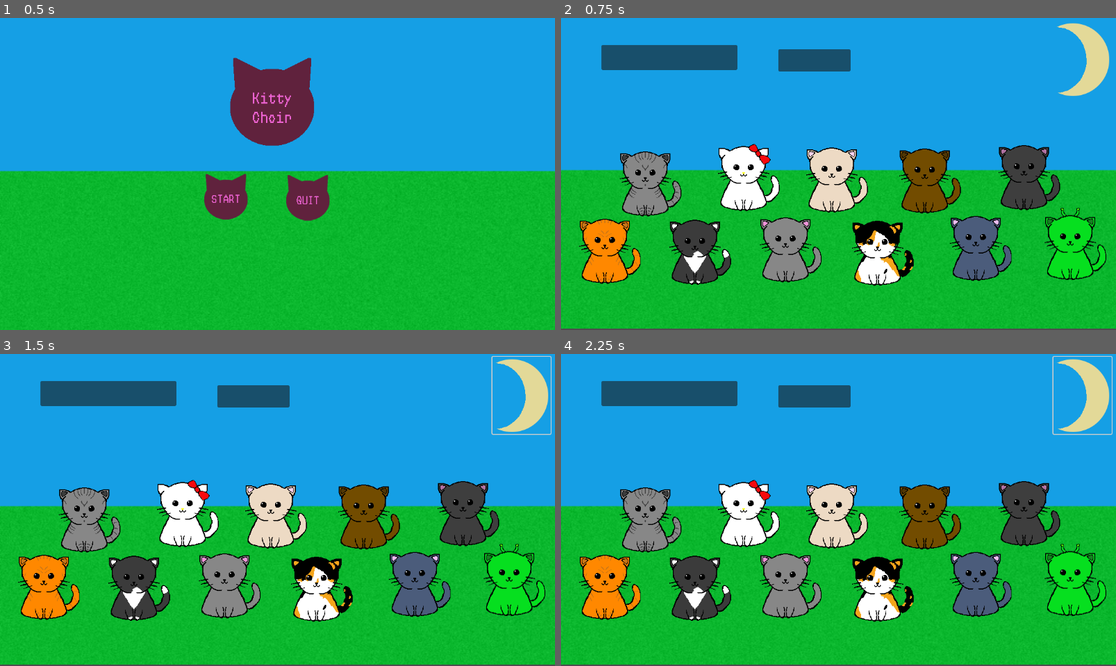
Above: before the commit, frames 1-4 (two rows, left to right).
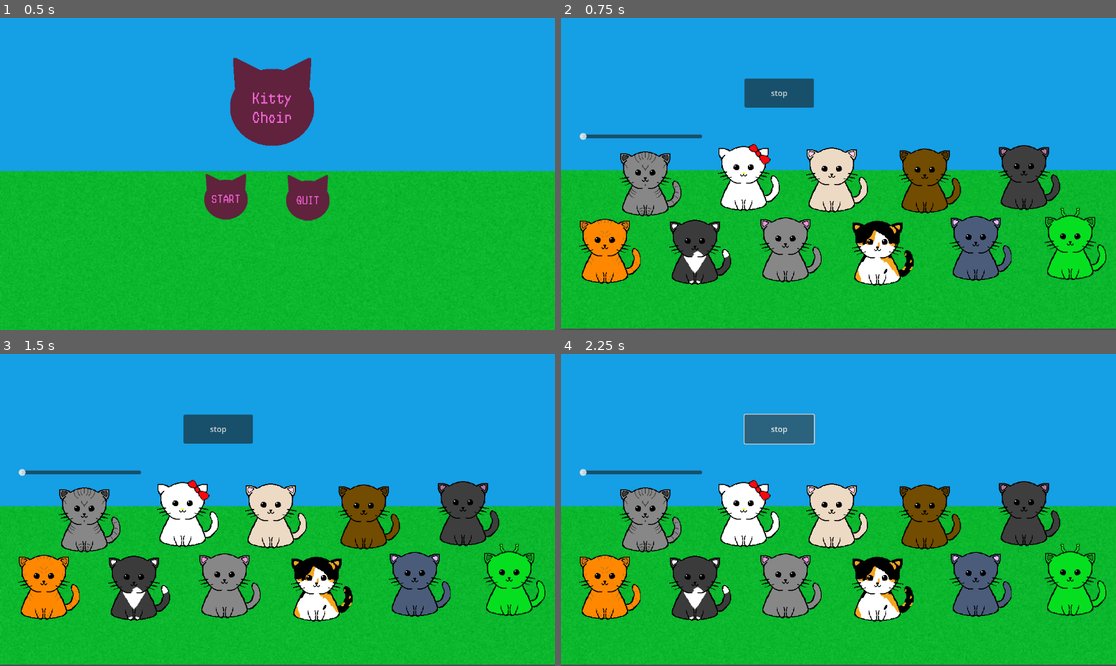
Above: after the commit, the same moments.

Repository: jesspancakes/music-game
Game: Godot game, scene res://start.tscn
Same seed, same stepped clock (60 frames per second), same inputs: the game is played once before the commit and once after it. The project has no main scene, so this scene is started directly.
Inputs (mouse positions are in pixels of both pictures, inside the frame that each line leads up to):
- Up to frame 1 (0.5 s): no input
- Up to frame 2 (0.75 s): click (788, 195) at 0.5 s
- Up to frame 3 (1.5 s): click (521, 394) at 1.27 s
- Up to frame 4 (2.25 s): click (777, 428) at 2 s, where only the run after the commit has a clickable "stop"

Frame 1 is identical in both runs. In frame 2, 5.4% of the frame differs, in the area x 3-99%, y 1-40%; in frame 3, 5.5%; in frame 4, 5.7%, in the area x 3-100%, y 0-40%.

Commit message:
trying to add if statement

Diff:
--- /dev/null
+++ b/musicgame/drum.gd
@@ -0,0 +1,11 @@
+extends Node
+
+
+# Called when the node enters the scene tree for the first time.
+func _ready() -> void:
+	pass # Replace with function body.
+
+
+# Called every frame. 'delta' is the elapsed time since the previous frame.
+func _process(delta: float) -> void:
+	pass
--- /dev/null
+++ b/musicgame/h_slider.gd
@@ -0,0 +1,20 @@
+extends HSlider
+@onready var pitch_slider: HSlider = $"."
+
+@onready var meow5: AudioStreamPlayer2D = $"../meow5"
+
+
+# Called when the node enters the scene tree for the first time.
+func _ready() -> void:
+	meow5.pitch_scale = pitch_slider.value
+	pitch_slider.value_changed.connect(_on_pitch_slider_changed)
+	pass # Replace with function body.
+
+
+# Called every frame. 'delta' is the elapsed time since the previous frame.
+func _process(delta: float) -> void:
+	pass
+
+func _on_pitch_slider_changed(value: float) -> void:
+	meow5.pitch_scale = value
+	pass # Replace with function body.
--- a/musicgame/node_2d.gd
+++ b/musicgame/node_2d.gd
@@ -98,13 +98,3 @@
 	await get_tree().create_timer(0.5).timeout
 	$aliencat.texture = load("res://aliencat.png")
 	pass # Replace with function body.
-
-
-func _on_drum_pressed() -> void:
-	$drumloop.play()
-	pass # Replace with function body.
-
-
-func _on_stop_pressed() -> void:
-	$drumloop.stop()
-	pass # Replace with function body.
--- a/musicgame/node_2d.tscn
+++ b/musicgame/node_2d.tscn
@@ -25,7 +25,9 @@
 [ext_resource type="Texture2D" uid="uid://2e2givgrunfx" path="res://aliencat.png" id="23_k8pny"]
 [ext_resource type="AudioStream" uid="uid://n2iks6d2vbo5" path="res://meo5.wav" id="24_6j6sd"]
 [ext_resource type="AudioStream" uid="uid://d4ngew3nwkhci" path="res://music-assignment_samples_clap-tape.ogg" id="26_pb1ww"]
-[ext_resource type="Texture2D" uid="uid://cdl87nf74ftrr" path="res://moon.png" id="28_hfg55"]
+[ext_resource type="Script" path="res://playpause.gd" id="27_11m63"]
+[ext_resource type="Script" path="res://h_slider.gd" id="27_gih6d"]
+[ext_resource type="AudioStream" uid="uid://8nt27topldn8" path="res://kevin-macleod-carefree.mp3" id="28_511fi"]
 
 [node name="Node2D" type="Node2D"]
 script = ExtResource("1_asdye")
@@ -189,28 +191,25 @@
 [node name="meow5" type="AudioStreamPlayer2D" parent="."]
 stream = ExtResource("24_6j6sd")
 
-[node name="Button" type="Button" parent="."]
-offset_left = 1022.0
-offset_top = 6.0
-offset_right = 1143.0
-offset_bottom = 166.0
-icon = ExtResource("28_hfg55")
-flat = true
-
-[node name="drum" type="Button" parent="."]
-offset_left = 84.0
-offset_top = 56.0
-offset_right = 366.0
-offset_bottom = 108.0
-
 [node name="drumloop" type="AudioStreamPlayer2D" parent="."]
 stream = ExtResource("26_pb1ww")
 
-[node name="stop" type="Button" parent="."]
-offset_left = 451.0
-offset_top = 65.0
-offset_right = 601.0
-offset_bottom = 111.0
+[node name="pitch_slider" type="HSlider" parent="."]
+offset_left = 38.0
+offset_top = 238.0
+offset_right = 293.0
+offset_bottom = 254.0
+script = ExtResource("27_gih6d")
+
+[node name="music" type="Button" parent="."]
+offset_left = 381.0
+offset_top = 126.0
+offset_right = 525.0
+offset_bottom = 186.0
+script = ExtResource("27_11m63")
+
+[node name="kevin" type="AudioStreamPlayer2D" parent="."]
+stream = ExtResource("28_511fi")
 
 [connection signal="pressed" from="cat1" to="." method="_on_cat_1_pressed"]
 [connection signal="pressed" from="cat2" to="." method="_on_cat_2_pressed"]
@@ -223,6 +222,5 @@
 [connection signal="pressed" from="cat9" to="." method="_on_cat_9_pressed"]
 [connection signal="pressed" from="cat10" to="." method="_on_cat_10_pressed"]
 [connection signal="pressed" from="cat11" to="." method="_on_cat_11_pressed"]
-[connection signal="pressed" from="Button" to="." method="_on_button_pressed"]
-[connection signal="pressed" from="drum" to="." method="_on_drum_pressed"]
-[connection signal="pressed" from="stop" to="." method="_on_stop_pressed"]
+[connection signal="changed" from="pitch_slider" to="." method="_on_pitch_slider_changed"]
+[connection signal="pressed" from="music" to="." method="_on_music_pressed"]
--- /dev/null
+++ b/musicgame/playpause.gd
@@ -0,0 +1,29 @@
+extends Button
+
+@onready var kevin = $"../kevin"
+@onready var music = $"."
+
+var is_playing : bool = true
+
+
+# Called when the node enters the scene tree for the first time.
+func _ready() -> void:
+	kevin.play()
+	music.text = "stop"
+	pass # Replace with function body.
+
+
+# Called every frame. 'delta' is the elapsed time since the previous frame.
+func _process(delta: float) -> void:
+	pass
+
+func _on_music_pressed() -> void:
+	if is_playing:
+		kevin.stop()
+		music.text = "play"
+	else:
+		kevin.play()
+		music.text = "stop"
+
+	is_playing = !is_playing
+	pass # Replace with function body.
Empty file added: musicgame/button.gd
Not shown, added: musicgame/kevin-macleod-carefree.mp3.import
Not shown: 1 places in musicgame/node_2d.tscn that only renumber resources
Not shown, added: musicgame/kevin-macleod-carefree.mp3
